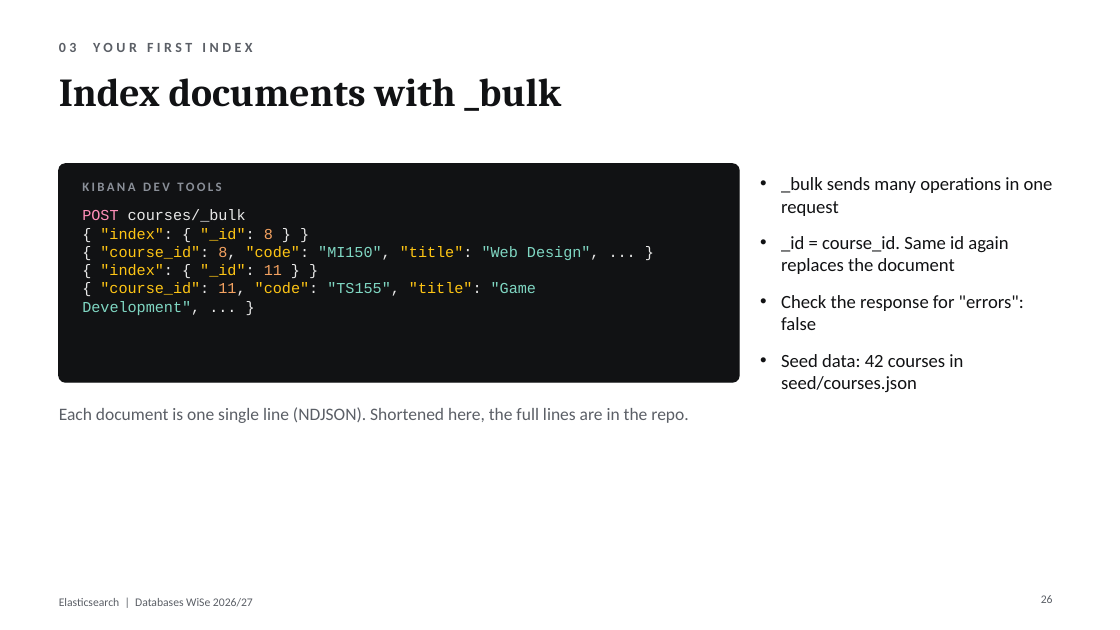
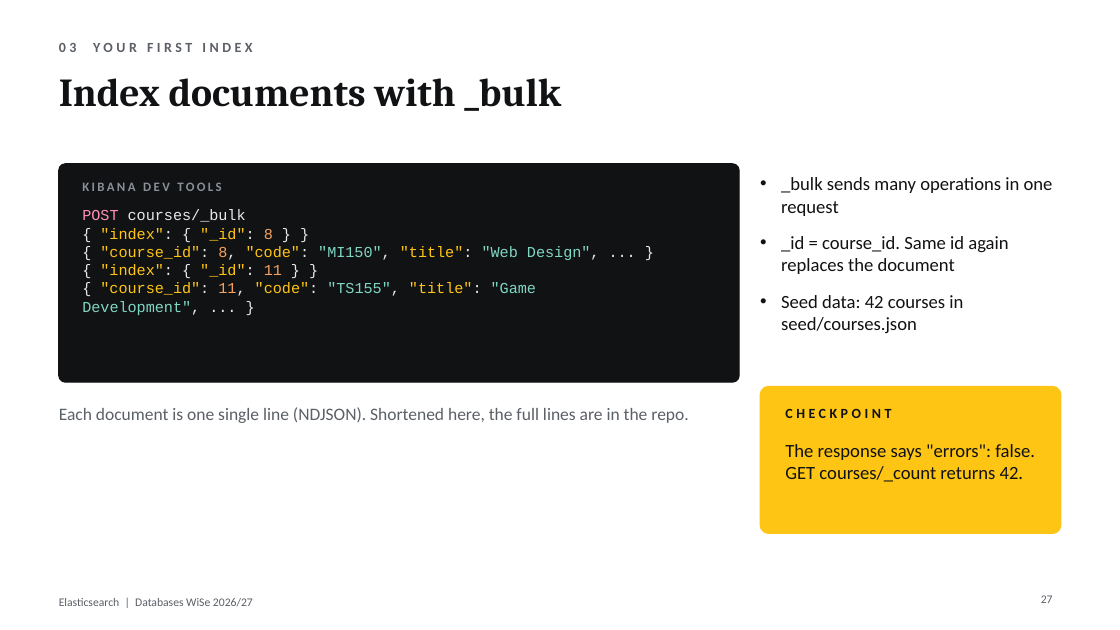
Before and after one commit to rehantariq6000-lab/elasticsearch-seminar, a slide deck: slide 27 of slides/Elasticsearch(RS).pptx (slide 26 before the commit). Drawn at 1120x630 pixels with LibreOffice and Linux fonts; fonts in the diff are those of the drawing. Boxes give left, top, right and bottom in pixels: in the first picture for what was removed or moved away, otherwise in the second. Text is boxed around its words. In the diff, an @@ line names an element or a change of style, - is before the commit and + after.

Commit message:
Update slides (59 slides: get the code, checkpoints, app map, finale, recap) and the presenter guide

```diff
--- a/slides/Elasticsearch(RS).pptx
+++ b/slides/Elasticsearch(RS).pptx
@@ text at [781,295,1024,330]: paragraph removed @@
-• Check the response for "errors": false
@@ rounded rectangle added at [760,386,1061,534], fill #FEC514, outline #FEC514 1 pt @@
@@ text added at [785,409,891,418], 12 pt, text #111214, bold @@
+CHECKPOINT
@@ text added at [785,444,1035,482], 16 pt, text #111214 @@
+The response says "errors": false. GET courses/_count returns 42.
@@ page number at [1041,595,1053,603]: text changed @@
-26
+27
```
Also in this commit, not shown: 5 other slides changed, 5 slides added, 1 slide removed, 1 other file.
